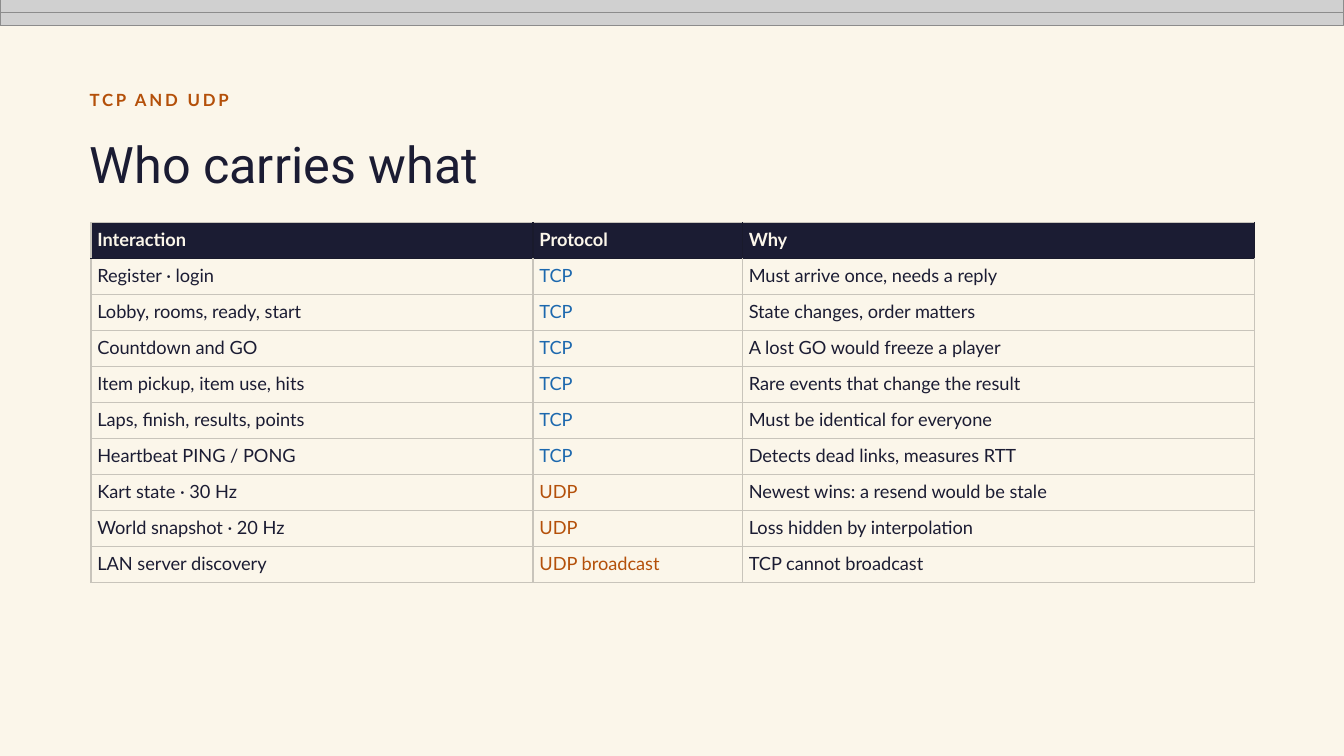
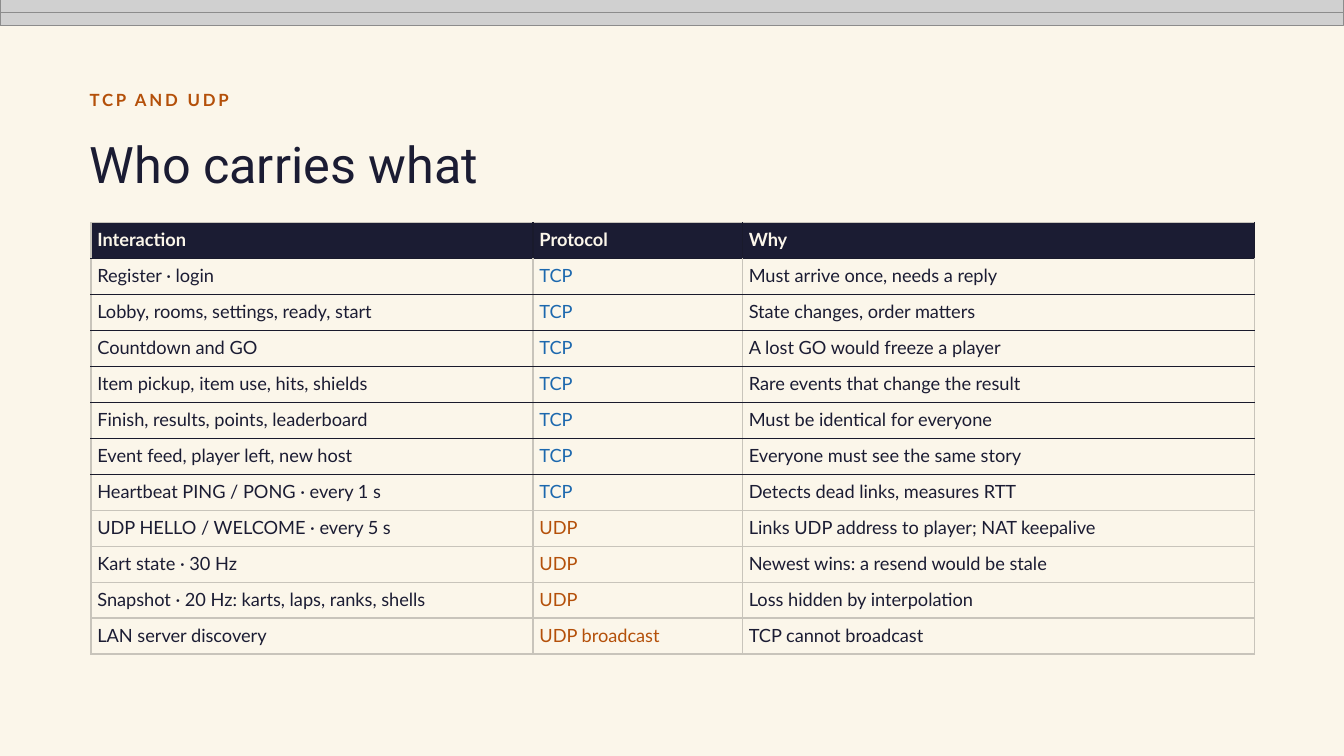
Before and after one commit to BachaBey/Racing-Karts, a slide deck: slide 6 of docs/Turbo Kart Arena – Project 2 (animated).pptx. Drawn at 1344x756 pixels with LibreOffice and Linux fonts; fonts in the diff are those of the drawing; grey boxes stand for pictures. Boxes give left, top, right and bottom in pixels: in the first picture for what was removed or moved away, otherwise in the second. Text is boxed around its words. In the diff, an @@ line names an element or a change of style, - is before the commit and + after.

Commit message:
Presentation: correct the TCP/UDP table (laps ride in UDP snapshots), add HELLO/keepalive, events and leaderboard rows

```diff
--- a/docs/Turbo Kart Arena – Project 2 (animated).pptx
+++ b/docs/Turbo Kart Arena – Project 2 (animated).pptx
@@ table at [91,223,1255,654] @@
-row 3, column 1: Lobby, rooms, ready, start
+row 3, column 1: Lobby, rooms, settings, ready, start
-row 5: Item pickup, item use, hits | TCP | Rare events that change the result
-row 6: Laps, finish, results, points | TCP | Must be identical for everyone
-row 7: Heartbeat PING / PONG | TCP | Detects dead links, measures RTT
+row 5: Item pickup, item use, hits, shields | TCP | Rare events that change the result
+row 6: Finish, results, points, leaderboard | TCP | Must be identical for everyone
+row 7: Event feed, player left, new host | TCP | Everyone must see the same story
+row 8: Heartbeat PING / PONG · every 1 s | TCP | Detects dead links, measures RTT
+row 9: UDP HELLO / WELCOME · every 5 s | UDP | Links UDP address to player; NAT keepalive
-row 11, column 1: World snapshot · 20 Hz
+row 11, column 1: Snapshot · 20 Hz: karts, laps, ranks, shells
```
Also in this commit, not shown: 1 other slide changed.
